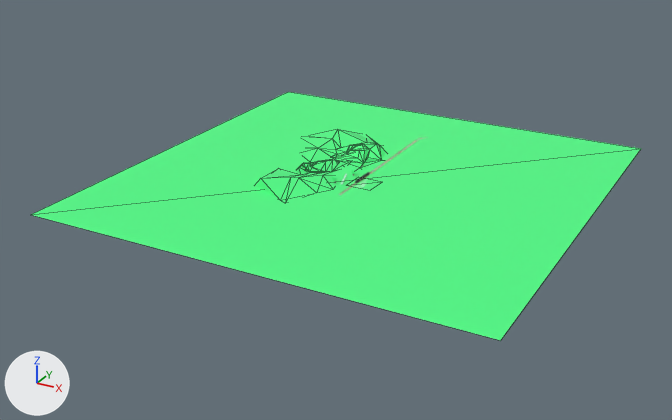
What one commit did to the glTF model models/scene.glb.
One viewpoint serves both versions: a camera (50 mm lens) standing at (106.8, -209.0, 93.6) and looking at (-8.3, 0.2, -11.0). Every picture has the same lights, and +X, +Y and +Z are marked at lower left. Mesh edges are drawn as thin lines on the coarser meshes. Where no turn or scale is listed for an object, it has been applied to the vertices. Vertices at the same position are counted once.

The first picture shows 'Mountain1', 'Mountain2', 'Plane'.
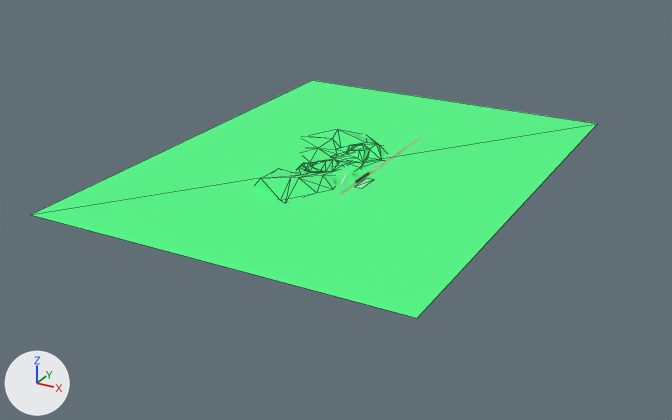
What changed in the scene script:
```text
Change me_plane:
    where me_plane.from_pydata(...)  # 4 vertices, 2 faces; spans x -60.9..60.9, y -60.9..60.9, z 0.0
    used by ob_plane; location = (0.0, 0.0, 0.0)
    me_plane part 1
    me_plane.vertices[1].co: (60.9, -60.9, 0.0) -> (43.6, -60.9, 0.0)  # pixel (500, 340) -> pixel (417, 318)
    me_plane.vertices[2].co: (-60.9, 60.9, 0.0) -> (-60.9, 77.7, 0.0)  # pixel (288, 91) -> pixel (312, 80)
    me_plane.vertices[3].co: (60.9, 60.9, 0.0) -> (43.6, 77.7, 0.0)  # pixel (641, 148) -> pixel (597, 123)
```

Boxes [x1, y1, x2, y2] around the edits, measured in the pictures (672 x 420 px):
'Plane', reshaped (7% narrower): before [31, 92, 641, 341]; after [31, 80, 597, 318]
